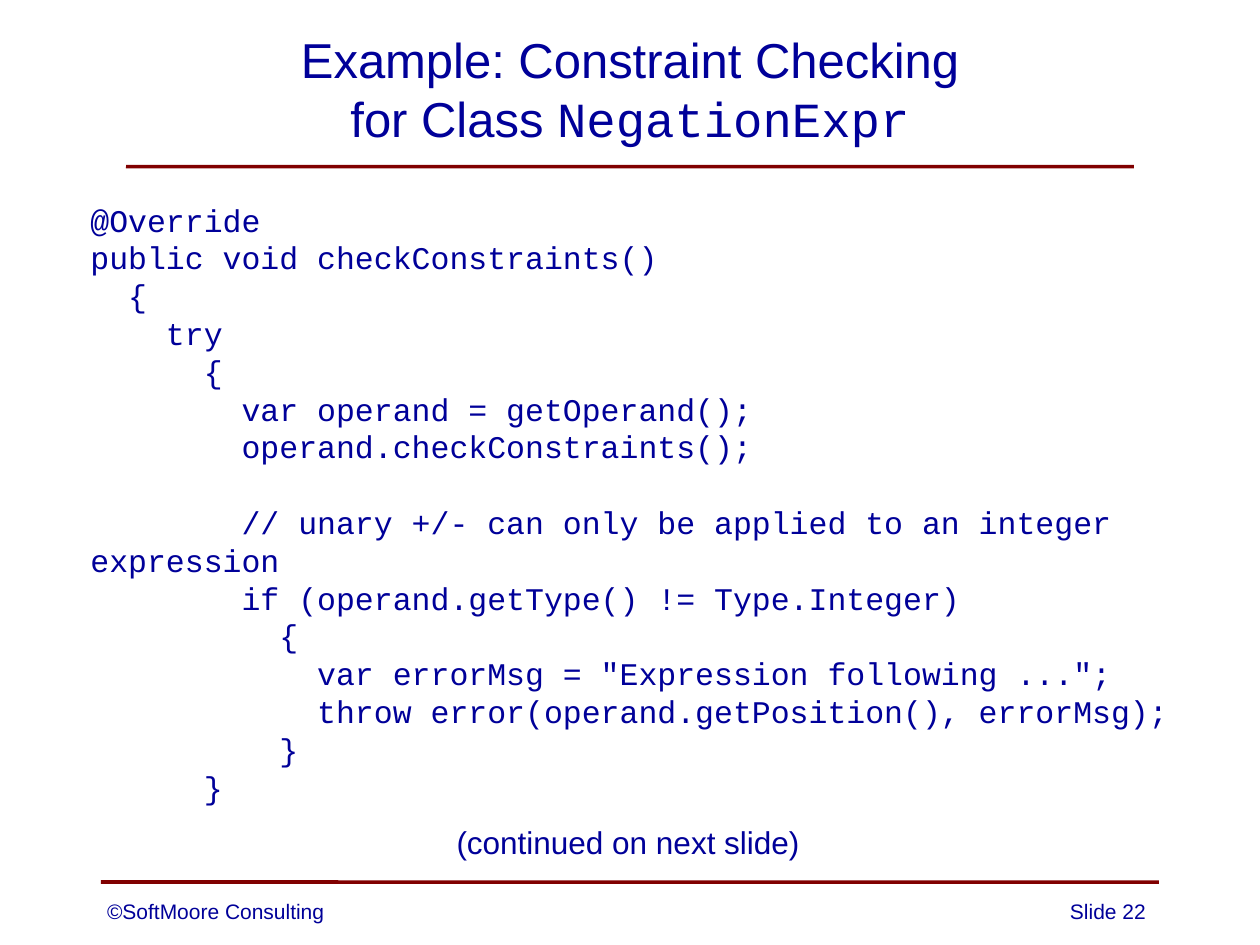
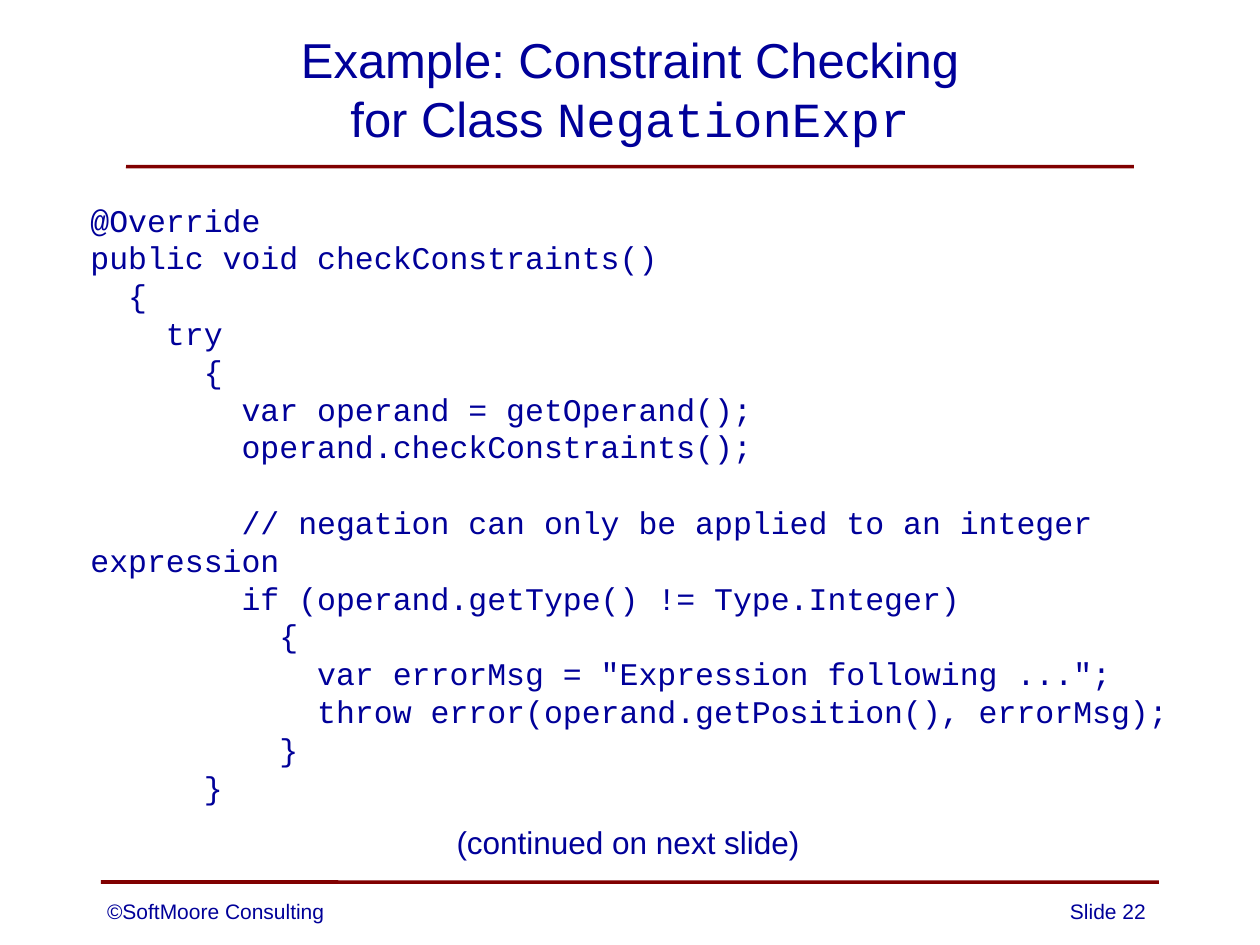
Before and after one commit to SoftMoore/CPRL-Java-3rd, a slide deck: slide 22 of PowerPoints/09 - Constraint Analysis.pptx. Drawn at 1260x945 pixels with LibreOffice and Linux fonts; fonts in the diff are those of the drawing. Boxes give left, top, right and bottom in pixels: in the first picture for what was removed or moved away, otherwise in the second. Text is boxed around its words. In the diff, an @@ line names an element or a change of style, - is before the commit and + after.

```diff
--- a/PowerPoints/09 - Constraint Analysis.pptx
+++ b/PowerPoints/09 - Constraint Analysis.pptx
@@ text at [90,511,1092,579]: text changed @@
-// unary +/- can only be applied to an integer expression
+// negation can only be applied to an integer expression
```
Also in this commit, not shown: 1 other slide changed.
